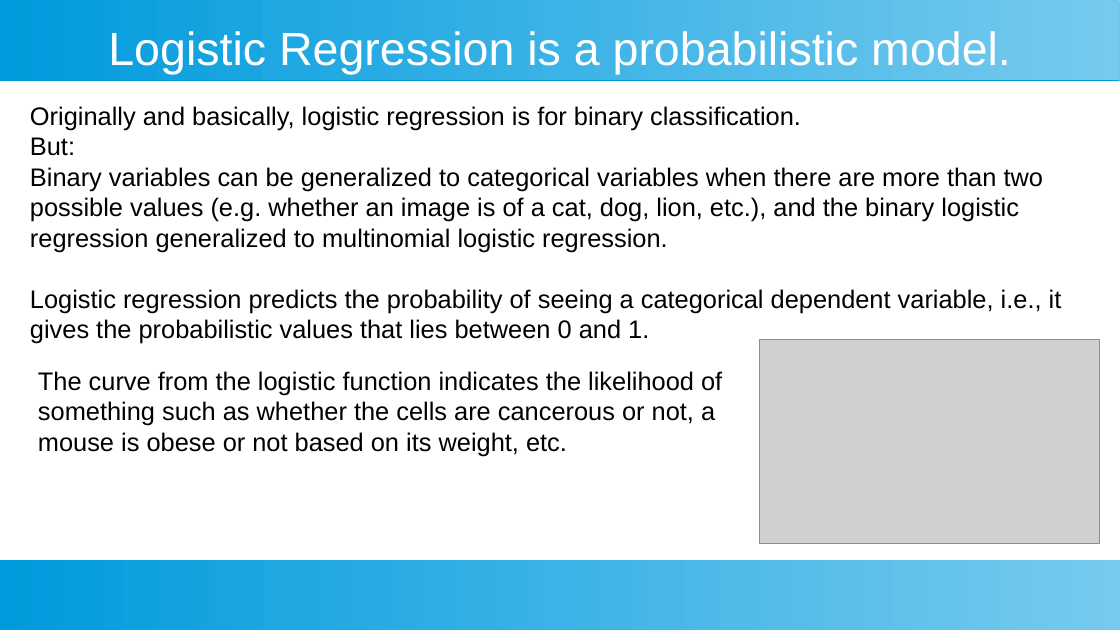
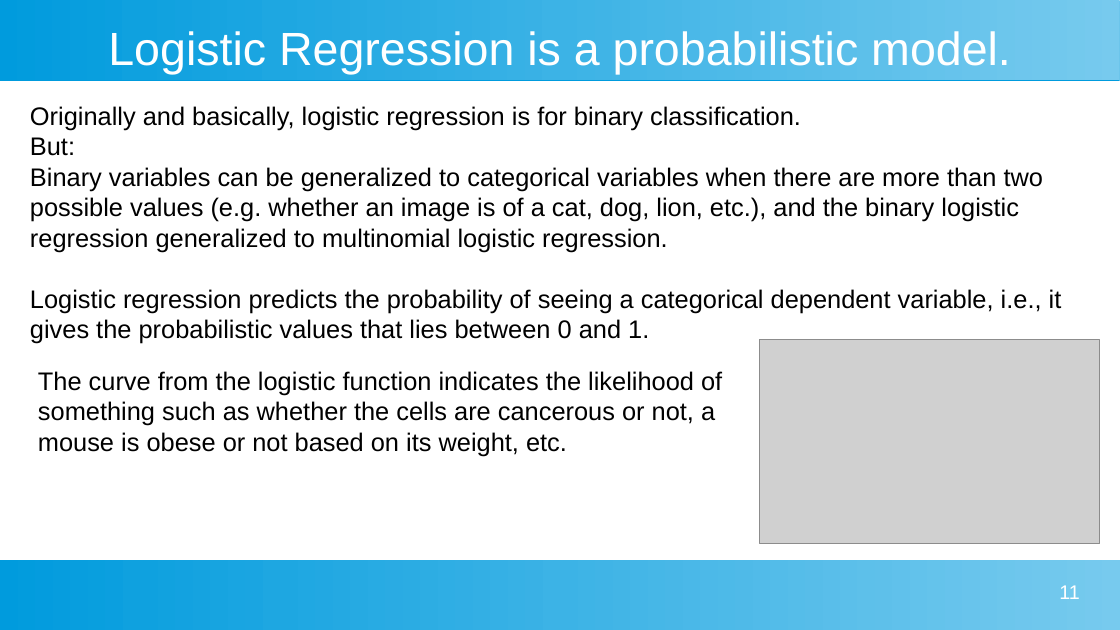
Before and after one commit to ashishjain1547/dataAnalyticsCourse, a slide deck: slide 11 of slides/(11) logistic regression.odp. Drawn at 1120x630 pixels with LibreOffice and Linux fonts; fonts in the diff are those of the drawing; grey boxes stand for pictures. Boxes give left, top, right and bottom in pixels: in the first picture for what was removed or moved away, otherwise in the second. Text is boxed around its words. In the diff, an @@ line names an element or a change of style, - is before the commit and + after.

```diff
--- a/slides/(11) logistic regression.odp
+++ b/slides/(11) logistic regression.odp
@@ page number added at box(1059, 585, 1080, 599), 14 pt, text #FFFFFF @@
+11
```
Also in this commit, not shown: 11 other slides changed, 4 other files.
